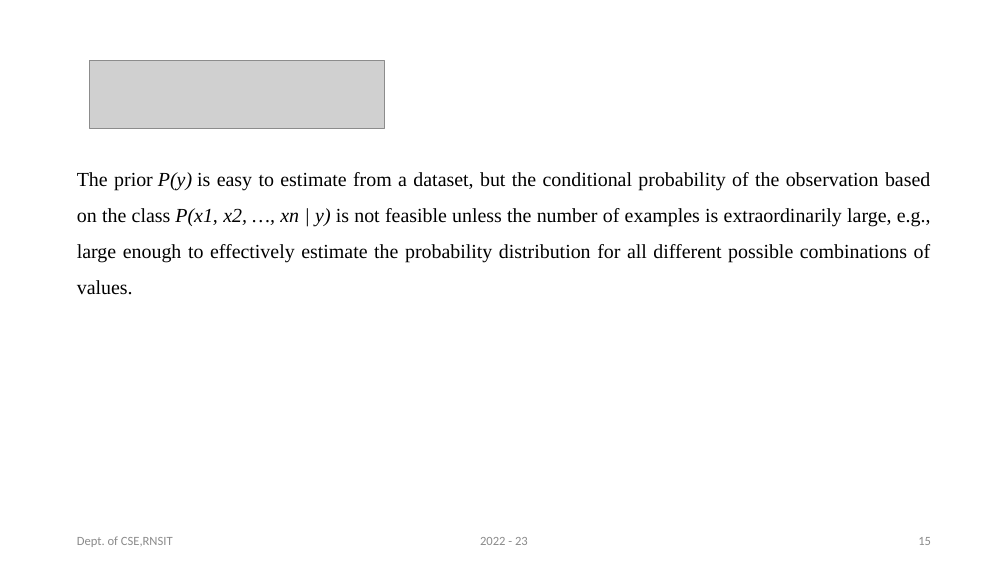
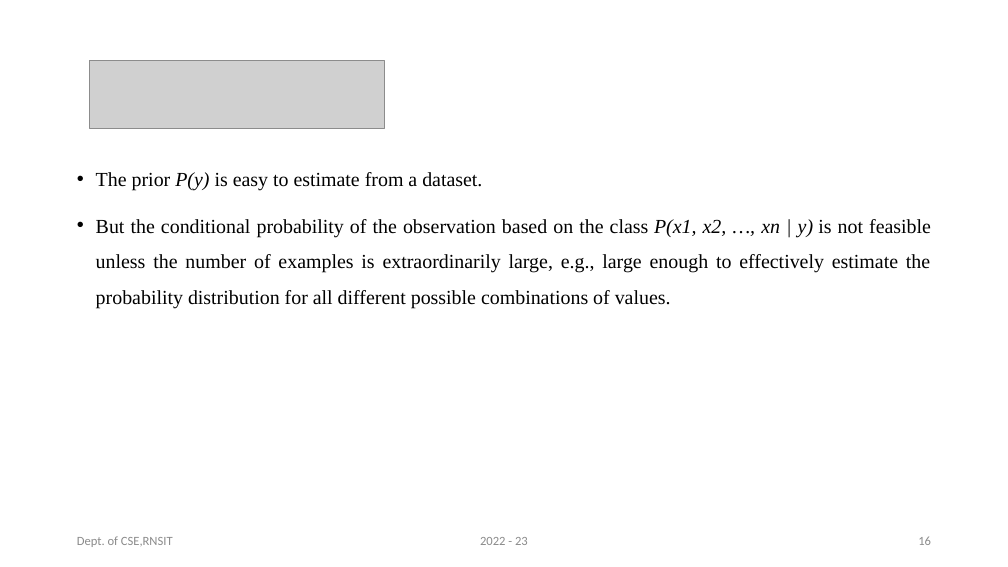
Before and after one commit to vinayhr01/Twitter-Sentiment-Analysis-Web-Application-Project, a slide deck: slide 16 of Final__Project_Presentation.pptx (slide 15 before the commit). Drawn at 1008x567 pixels with LibreOffice and Linux fonts; fonts in the diff are those of the drawing; grey boxes stand for pictures. Boxes give left, top, right and bottom in pixels: in the first picture for what was removed or moved away, otherwise in the second. Text is boxed around its words. In the diff, an @@ line names an element or a change of style, - is before the commit and + after.

```diff
--- a/Final__Project_Presentation.pptx
+++ b/Final__Project_Presentation.pptx
@@ text at (96, 172, 931, 309): text changed @@
-The prior P(y) is easy to estimate from a dataset, but the conditional probability of the observation based on the class P(x1, x2, …, xn | y) is not feasible unless the number of examples is extraordinarily large, e.g., large enough to effectively estimate the probability distribution for all different possible combinations of values.
+• The prior P(y) is easy to estimate from a dataset.
+• But the conditional probability of the observation based on the class P(x1, x2, …, xn | y) is not feasible unless the number of examples is extraordinarily large, e.g., large enough to effectively estimate the probability distribution for all different possible combinations of values.
```
Also in this commit, not shown: 20 other slides changed, 1 slide added, 1 other file.
